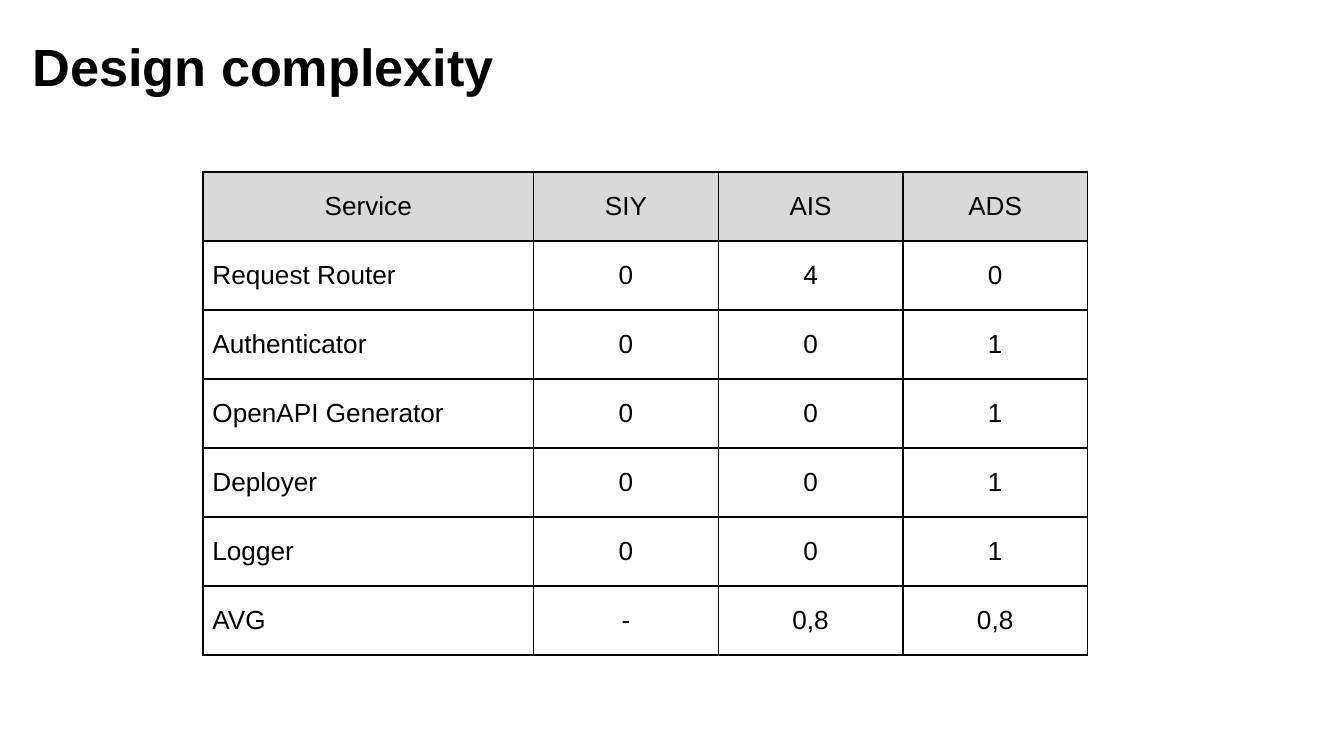
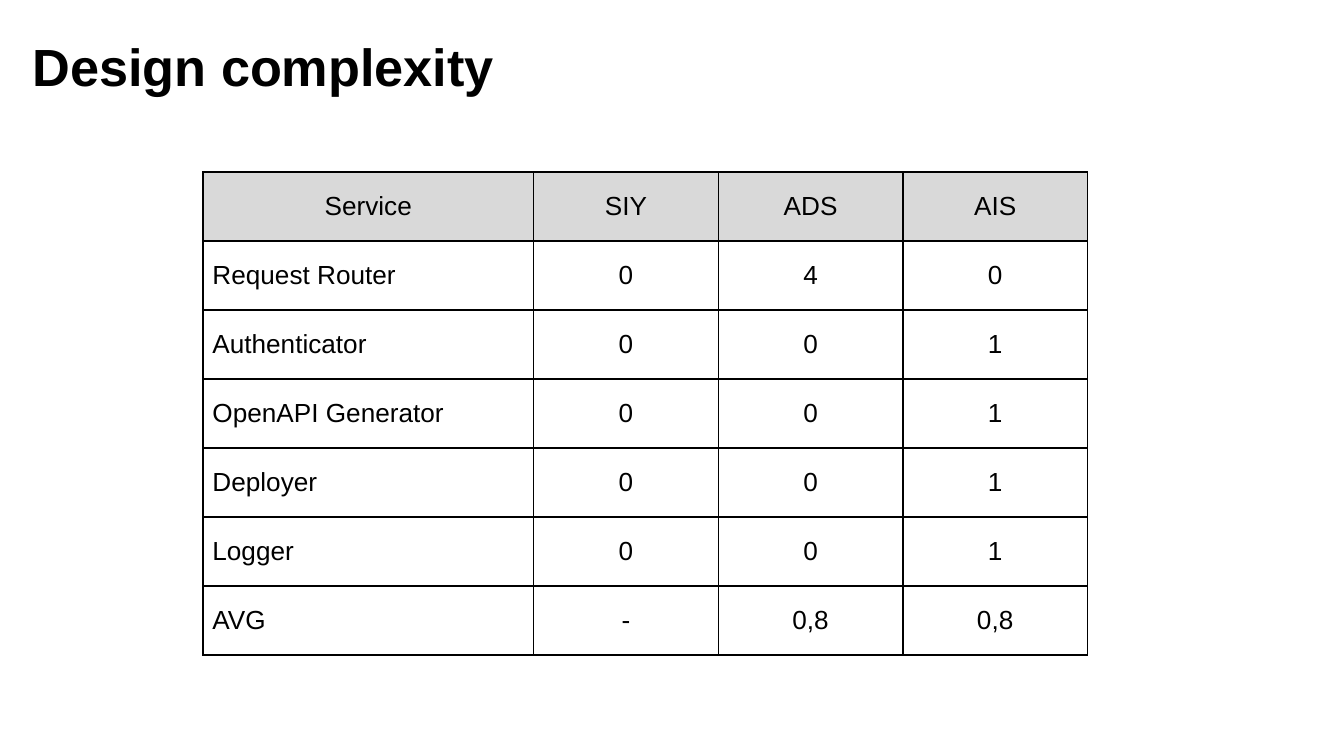
Before and after one commit to fanglores/Advanced-Software-Design, a slide deck: slide 15 of PracticeTasks/Module2/FinalTask_2/FinalTask_2.pptx. Drawn at 1344x756 pixels with LibreOffice and Linux fonts; fonts in the diff are those of the drawing. Boxes give left, top, right and bottom in pixels: in the first picture for what was removed or moved away, otherwise in the second. Text is boxed around its words. In the diff, an @@ line names an element or a change of style, - is before the commit and + after.

```diff
--- a/PracticeTasks/Module2/FinalTask_2/FinalTask_2.pptx
+++ b/PracticeTasks/Module2/FinalTask_2/FinalTask_2.pptx
@@ table at (x1=203, y1=172, x2=1086, y2=655) @@
-row 1, column 3: AIS
+row 1, column 3: ADS
-row 1, column 4: ADS
+row 1, column 4: AIS
```
Also in this commit, not shown: 1 other slide changed, 1 other file.
